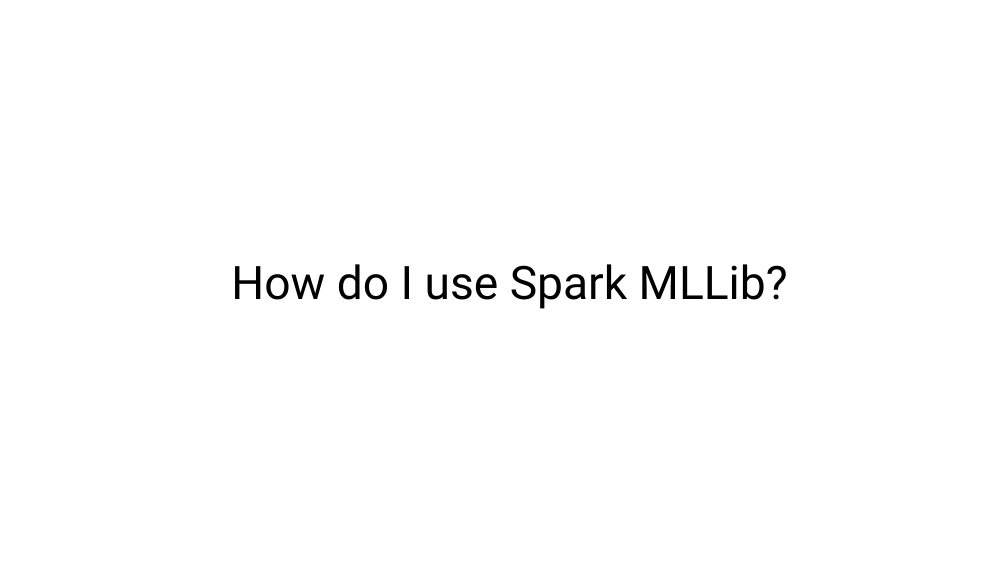
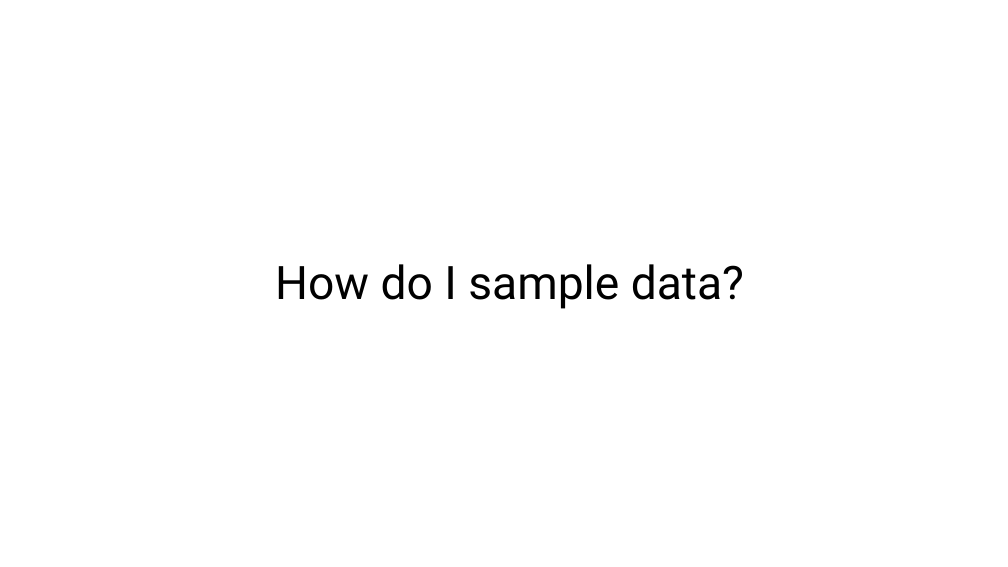
Before and after one commit to ccgcyber/Predictive-Analytics-with-Spark-in-HDInsight, a slide deck: slide 20 of PPT/Module 2.pptx (slide 57 before the commit). Drawn at 1008x567 pixels with LibreOffice and Linux fonts; fonts in the diff are those of the drawing. Boxes give left, top, right and bottom in pixels: in the first picture for what was removed or moved away, otherwise in the second. Text is boxed around its words. In the diff, an @@ line names an element or a change of style, - is before the commit and + after.

```diff
--- a/PPT/Module 2.pptx
+++ b/PPT/Module 2.pptx
@@ title at bbox=[275, 264, 744, 309]: text changed @@
-How do I use Spark MLLib?
+How do I sample data?
```
Also in this commit, not shown: 8 other slides changed, 25 slides added, 71 slides removed, 6 other files.
